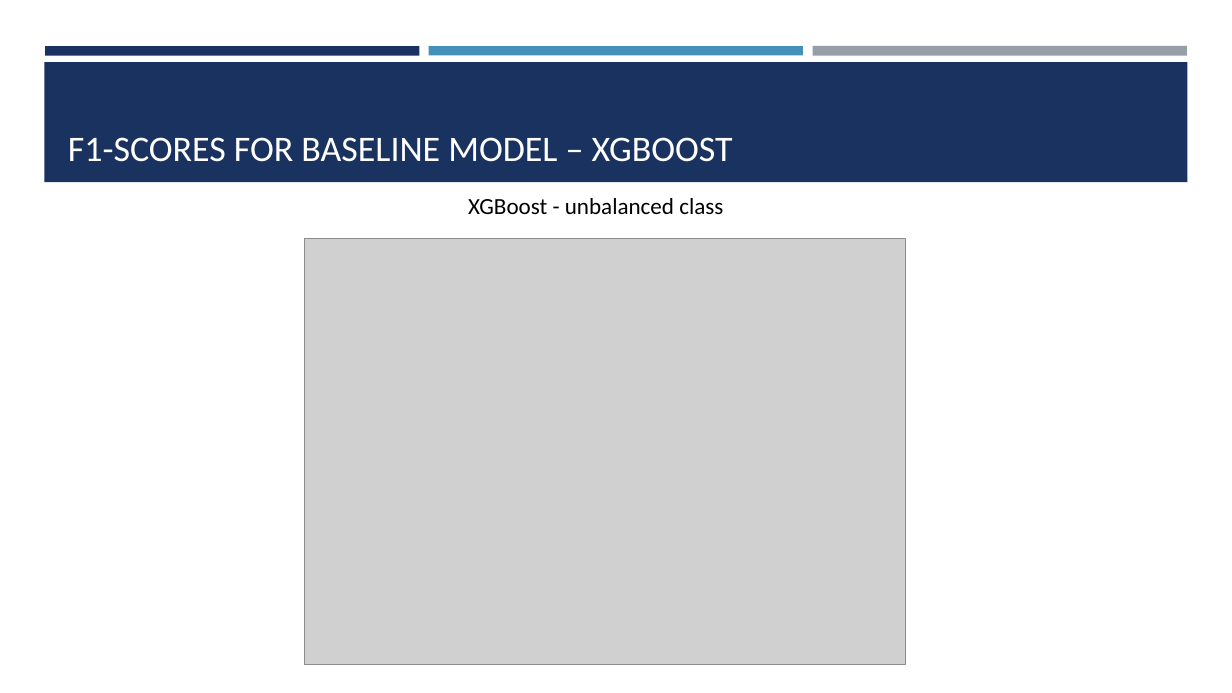
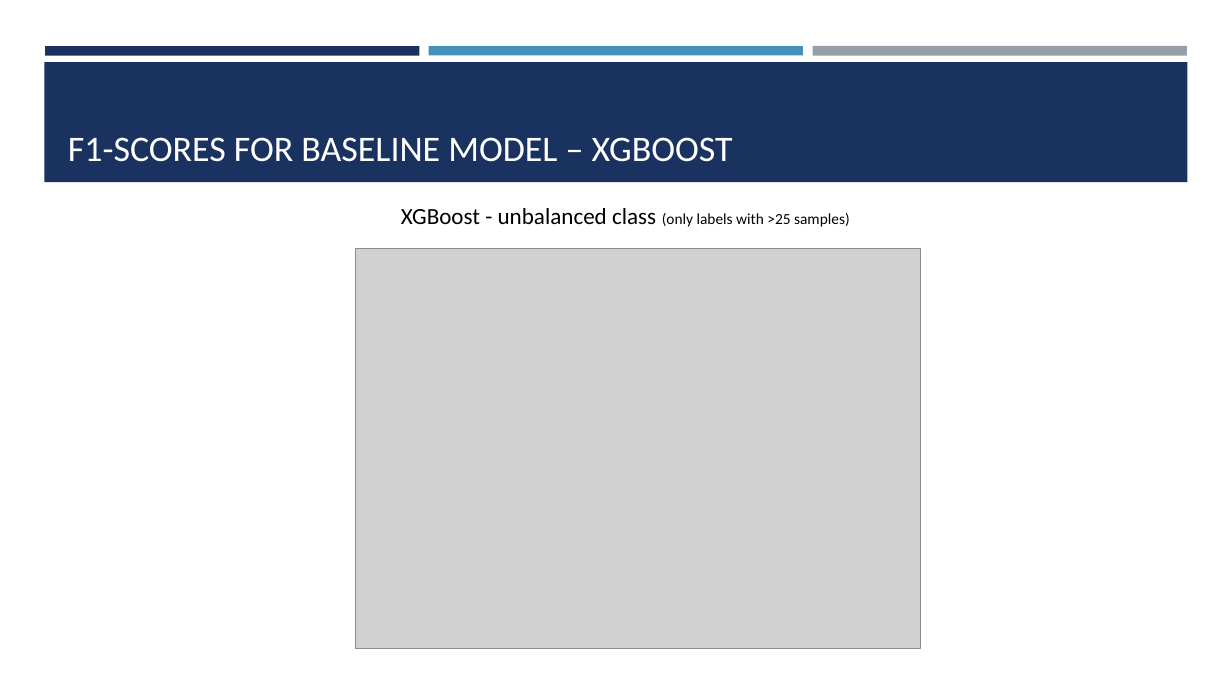
Before and after one commit to josefweibel/nlp-medical-project, a slide deck: slide 11 of presentations/Final Presentation.pptx (slide 10 before the commit). Drawn at 1232x693 pixels with LibreOffice and Linux fonts; fonts in the diff are those of the drawing; grey boxes stand for pictures. Boxes give left, top, right and bottom in pixels: in the first picture for what was removed or moved away, otherwise in the second. Text is boxed around its words. In the diff, an @@ line names an element or a change of style, - is before the commit and + after.

```diff
--- a/presentations/Final Presentation.pptx
+++ b/presentations/Final Presentation.pptx
@@ text at <box>401,208,850,227</box>: text changed; size 18 to 12 pt @@
-XGBoost - unbalanced class
+XGBoost - unbalanced class (only labels with >25 samples)
@@ picture: place and size @@
-picture at <box>304,238,906,665</box>
+picture at <box>356,249,921,649</box>
```
Also in this commit, not shown: 14 other slides changed, 14 slides added, 1 slide removed, 2 other files.
